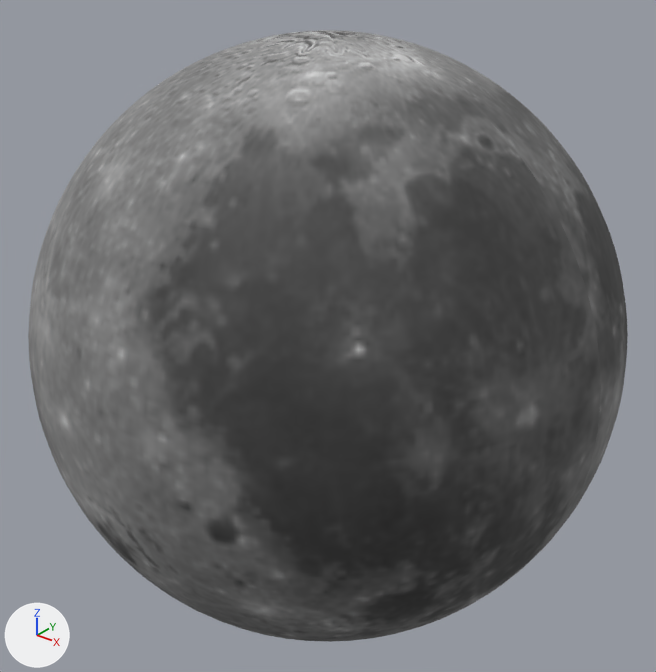
An edit to the OBJ model assets/models/moon/moon.obj, drawn before and after from the same camera.
Camera for both pictures: a camera (50 mm lens) standing at (1.746, -2.182, 1.325) and looking at (-0.002, 0.002, -0.03). The axes (+X, +Y, +Z) are drawn at lower left. The lights are the same throughout. Where no turn or scale is listed for an object, it has been applied to the vertices.
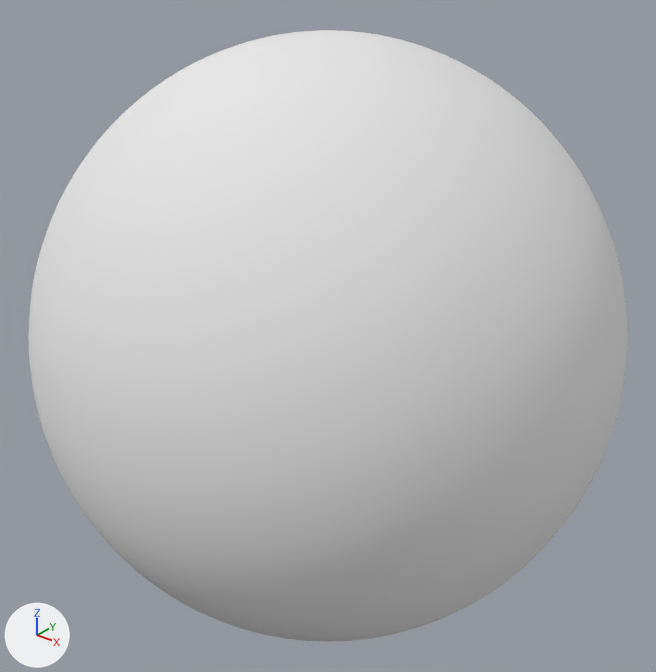
The newer file is also turned or shifted as a whole; pictures and numbers use the older file's frame.

Pixel boxes (x1, y1, x2, y2) of what changed, in the pictures (656 x 672 px):
'Plane', recoloured (grey to white)
    both: (28, 30, 628, 642)

What the commit changed:
Material 'mat_moon' (mat_mat_moon) is new.
Its base color is (0.8, 0.8, 0.8) (white #e7e7e7).
Its roughness is 1.0.
me_plane has 3970 vertices, 3968 faces and spans x -0.97..0.97, y -0.97..0.97, z -1.03..0.96.
me_plane no longer uses material mat_material_001 (picture img_moon_png).
me_plane now uses material mat_mat_moon (white #e7e7e7).
